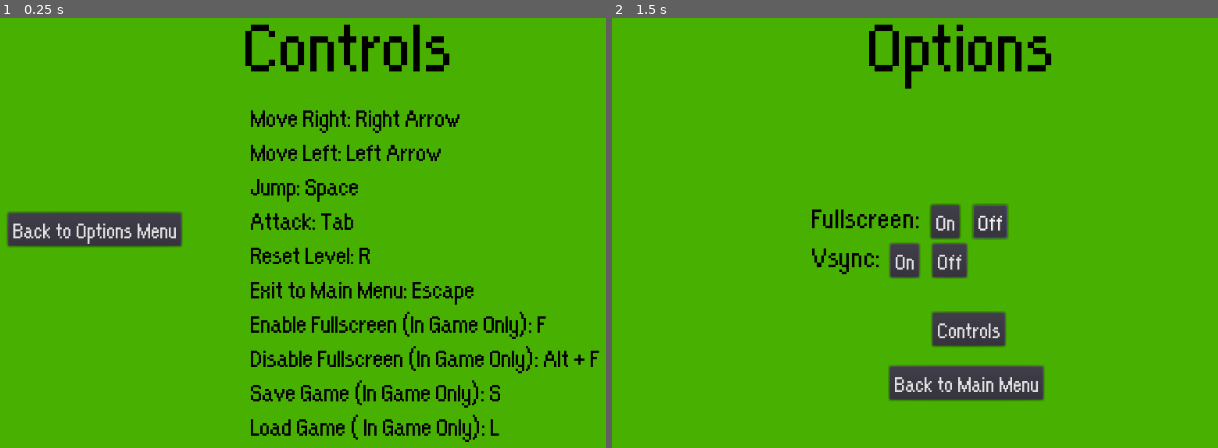
Above: before the commit, frames 1-2 (left to right).
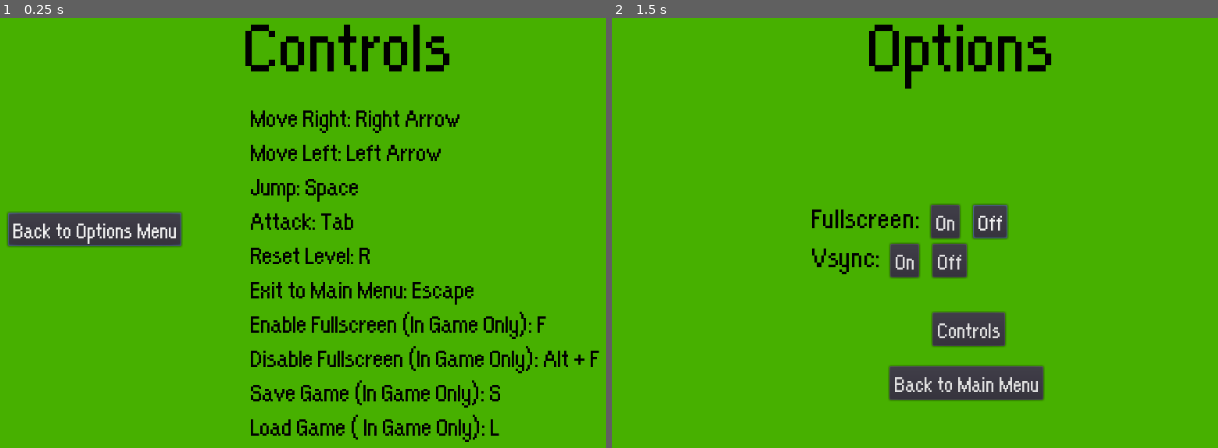
Above: after the commit, the same moments.

Repository: skepticn8/The-Alien
Game: Godot game, scene res://Scenes/Controls.tscn
Same seed, same stepped clock (60 frames per second), same inputs: the game is played once before the commit and once after it. This scene is started directly instead of the project's main scene.
Inputs:
- Up to frame 1 (0.25 s): no input
- Up to frame 2 (1.5 s): hold Right (ui_right) 0.53-1.25 s; click "Back to Options Menu" at 1.25 s

The runs differ from the first frame. In frame 1, less than 0.1% of the frame differs, in the area x 1-30%, y 45-54%; in frame 2, nothing differs.
Error after the commit: Attempt to call function 'grab_focus' in base 'null instance' on a null instance. (res://Scripts/Controls.gd:5)

Commit message:
Update Controls.gd

Diff:
--- a/Scripts/Controls.gd
+++ b/Scripts/Controls.gd
@@ -1,4 +1,8 @@
 extends Control
+
+func _ready():
+	$BTOM.grab_focus()
+	$Xbox.grab_focus()
 
 func _on_BTOM_pressed():
 	get_tree().change_scene("res://Scenes/Options.tscn")
